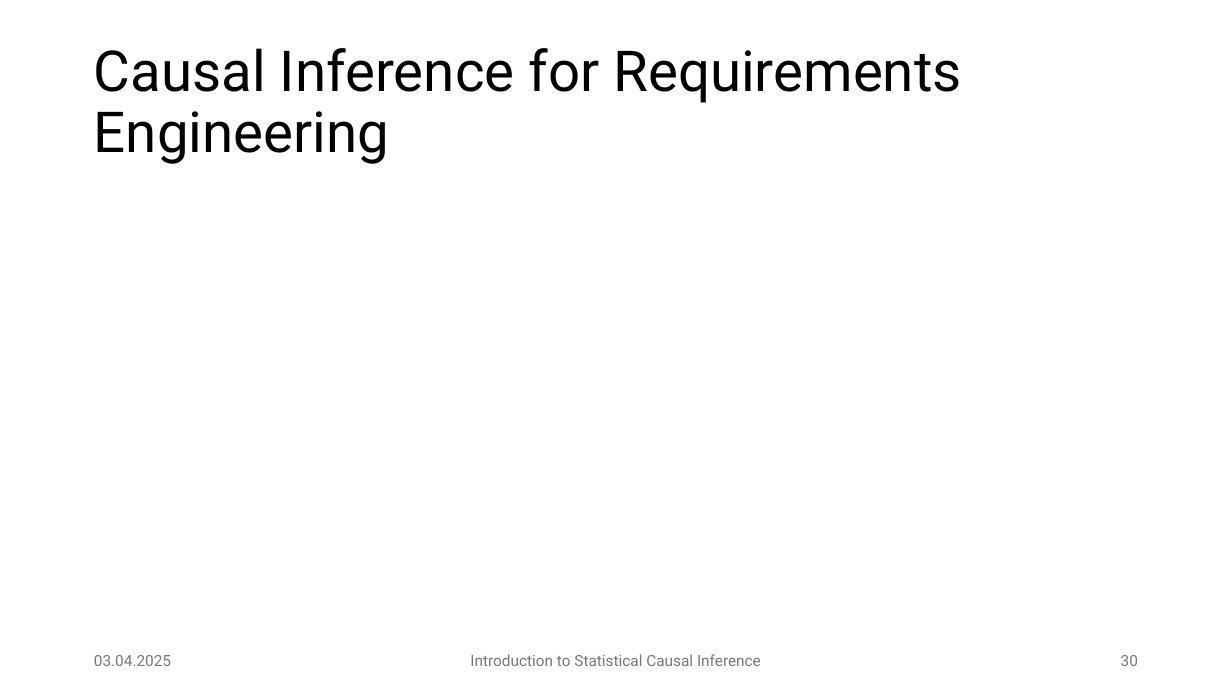
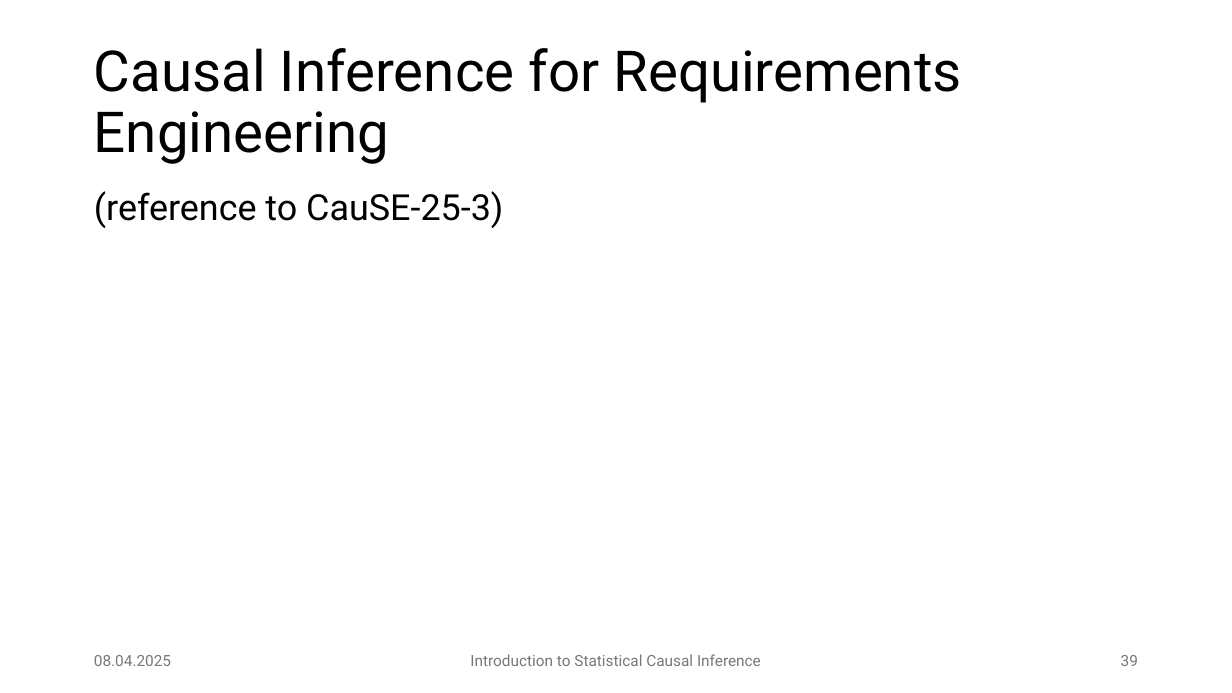
Before and after one commit to JulianFrattini/bda4sci, a slide deck: slide 39 of version2/slides/intro-sci.pptx (slide 30 before the commit). Drawn at 1232x693 pixels with LibreOffice and Linux fonts; fonts in the diff are those of the drawing. Boxes give left, top, right and bottom in pixels: in the first picture for what was removed or moved away, otherwise in the second. Text is boxed around its words. In the diff, an @@ line names an element or a change of style, - is before the commit and + after.

```diff
--- a/version2/slides/intro-sci.pptx
+++ b/version2/slides/intro-sci.pptx
@@ text added at (94, 191, 503, 228), 28 pt, text #000000 @@
+(reference to CauSE-25-3)
@@ text at (94, 655, 171, 666): text changed @@
-03.04.2025
+08.04.2025
@@ page number at (1121, 655, 1138, 666): text changed @@
-30
+39
```
Also in this commit, not shown: 32 other slides changed, 10 slides added, 1 other file.
